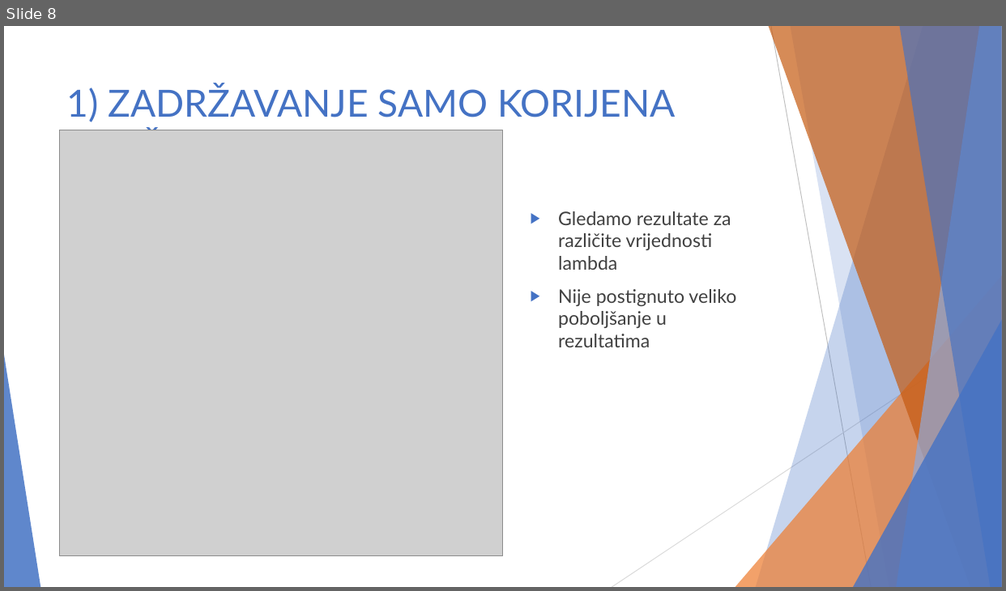
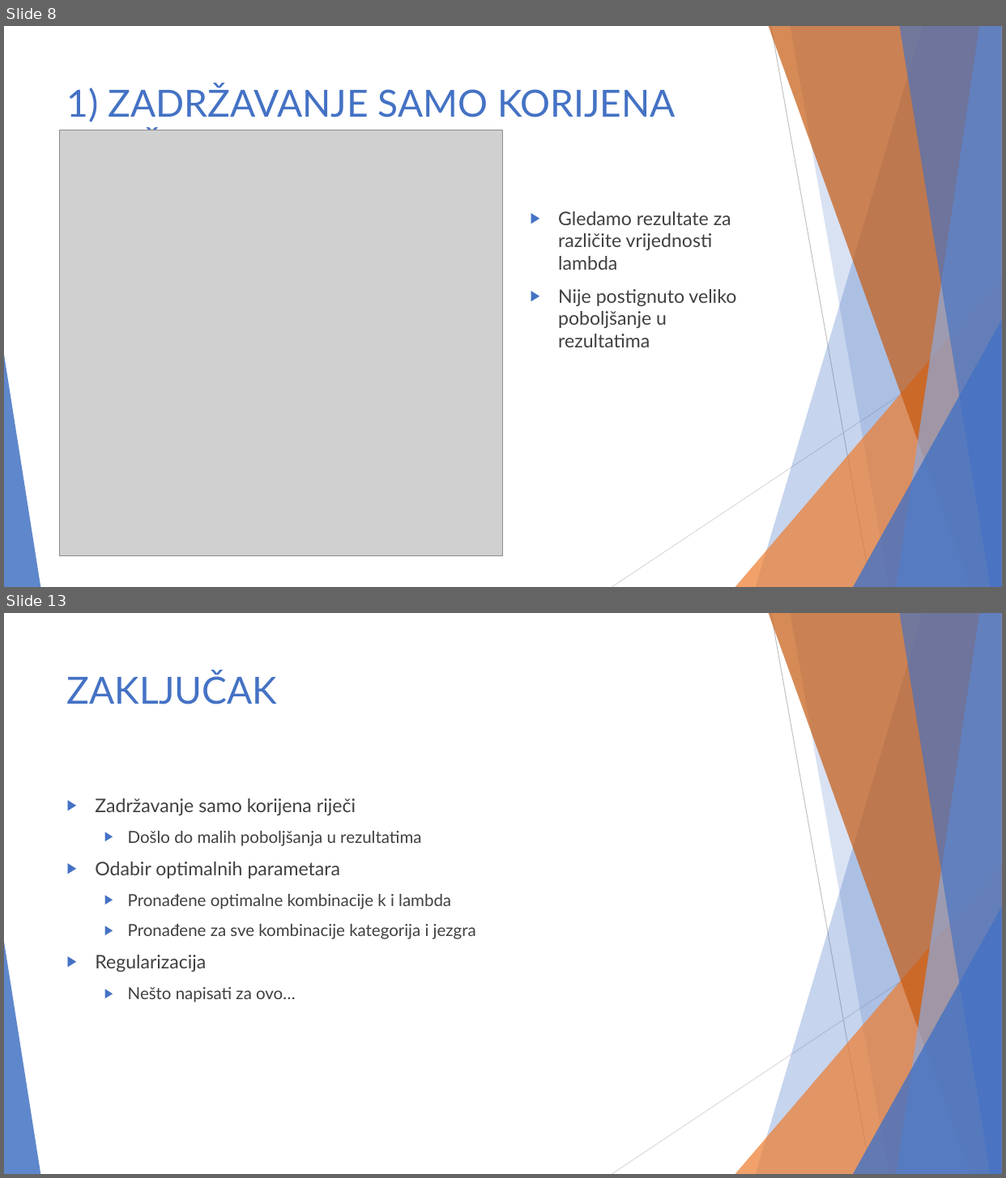
Before and after one commit to majajuric/UUZOP-Text-Classification-using-String-Kernels, a slide deck: UZOP_prezentacija.pptx. Shown one above the other, each under a label of ours: slide 8 before the commit, slides 8 and 13 after it; the slides between them are not shown. The pictures are 1006x591 and 1006x1178 pixels, drawn with LibreOffice and Linux fonts; fonts in the diff are those of the drawing; grey boxes stand for pictures. Boxes give left, top, right and bottom in pixels: in the first picture for what was removed or moved away, otherwise in the second. Text is boxed around its words. In the diff, an @@ line names an element or a change of style, - is before the commit and + after.

Commit message:
dodano sve, jako šturo... treba još regularizacija

```diff
--- a/UZOP_prezentacija.pptx
+++ b/UZOP_prezentacija.pptx
@@ slide 13 added at (x1=4, y1=613, x2=1002, y2=1174), background #FFFFFF; not listed: 10 template elements that a slide beside it also shows @@
@@ title added at (x1=67, y1=671, x2=278, y2=705), 36 pt, text #4472C4 @@
+ZAKLJUČAK
@@ text added at (x1=95, y1=798, x2=476, y2=1003), 16 pt, text #404040 @@
+▶ Zadržavanje samo korijena riječi
+  ▶ Došlo do malih poboljšanja u rezultatima
+▶ Odabir optimalnih parametara
+  ▶ Pronađene optimalne kombinacije k i lambda
+  ▶ Pronađene za sve kombinacije kategorija i jezgra
+▶ Regularizacija
+  ▶ Nešto napisati za ovo…
```
Also in this commit, not shown: 2 slides changed, 2 other slides added.
